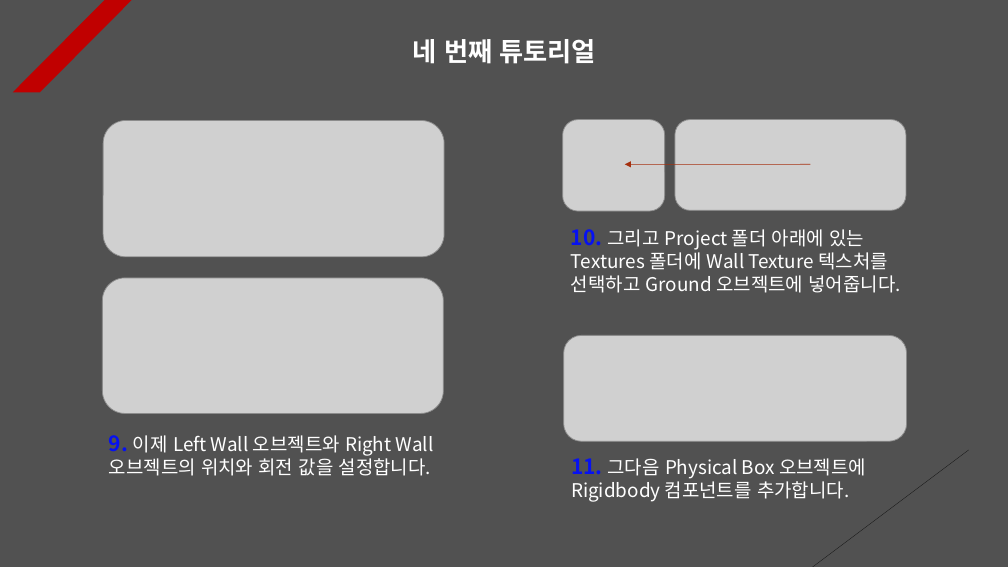
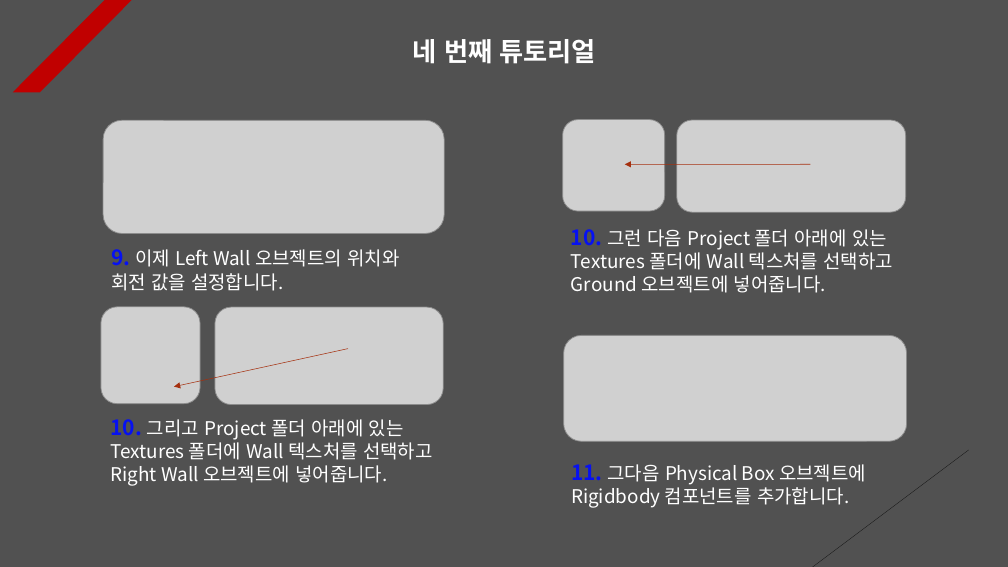
Before and after one commit to Unity2033/3D-UnityEngine, a slide deck: slide 4 of Assets/Class/Mouse Function/PPT Data/Mouse Example.pptx. Drawn at 1008x567 pixels with LibreOffice and Linux fonts; fonts in the diff are those of the drawing; grey boxes stand for pictures. Boxes give left, top, right and bottom in pixels: in the first picture for what was removed or moved away, otherwise in the second. Text is boxed around its words. In the diff, an @@ line names an element or a change of style, - is before the commit and + after.

```diff
--- a/Assets/Class/Mouse Function/PPT Data/Mouse Example.pptx
+++ b/Assets/Class/Mouse Function/PPT Data/Mouse Example.pptx
@@ picture: place and size @@
-picture at [103,120,444,256]
+picture at [103,120,444,234]
@@ text at [571,229,894,293]: text changed @@
-10. 그리고 Project 폴더 아래에 있는 Textures 폴더에 Wall Texture 텍스처를 선택하고 Ground 오브젝트에 넣어줍니다.
+10. 그런 다음 Project 폴더 아래에 있는 Textures 폴더에 Wall 텍스처를 선택하고 Ground 오브젝트에 넣어줍니다.
@@ text at [111,249,399,291]: text changed @@
-9. 이제 Left Wall 오브젝트와 Right Wall 오브젝트의 위치와 회전 값을 설정합니다.
+9. 이제 Left Wall 오브젝트의 위치와 회전 값을 설정합니다.
@@ picture removed at [102,278,443,414] @@
@@ picture added at [101,307,200,404] @@
@@ picture added at [215,307,443,405] @@
@@ arrow added from (348, 349) to (174, 386), #A5300F 0.5 pt dashed @@
@@ text added at [110,419,433,486], 18 pt, text #FFFFFF @@
+10. 그리고 Project 폴더 아래에 있는 Textures 폴더에 Wall 텍스처를 선택하고 Right Wall 오브젝트에 넣어줍니다.
@@ text "11. 그다음 Physical Box 오브젝트에 ...": place and size @@
-text "11. 그다음 Physical Box 오브젝트에 ..." at [571,458,866,502]
+text "11. 그다음 Physical Box 오브젝트에 ..." at [571,464,866,508]
```
Also in this commit, not shown: 3 other slides changed, 1 slide added, 37 other files.
